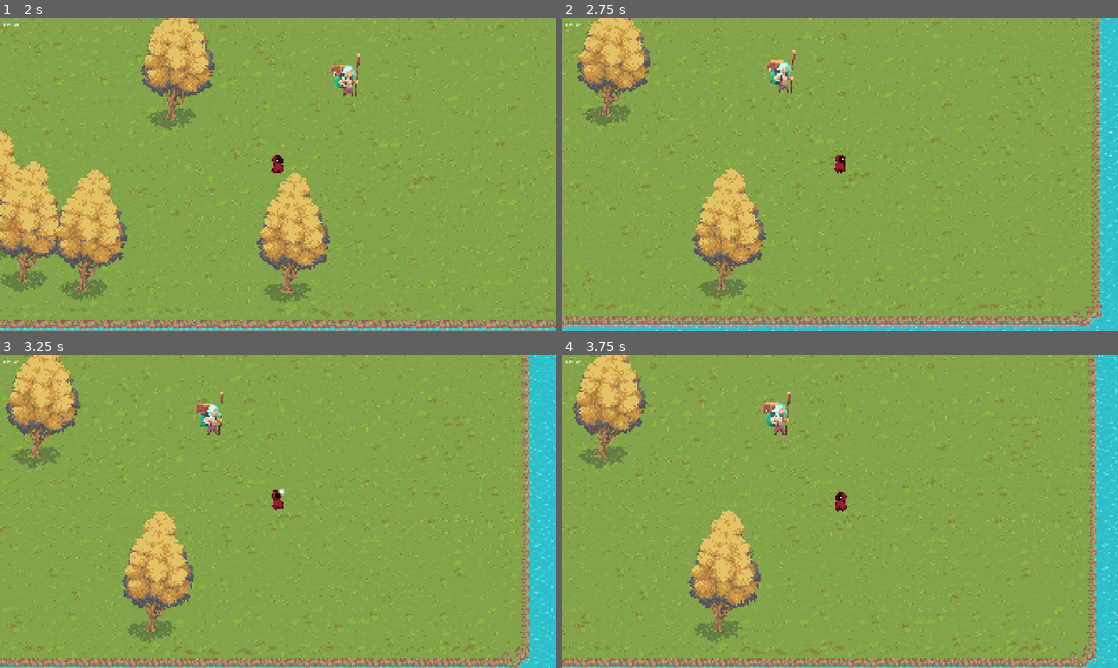
Above: before the commit, frames 1-4 (two rows, left to right).
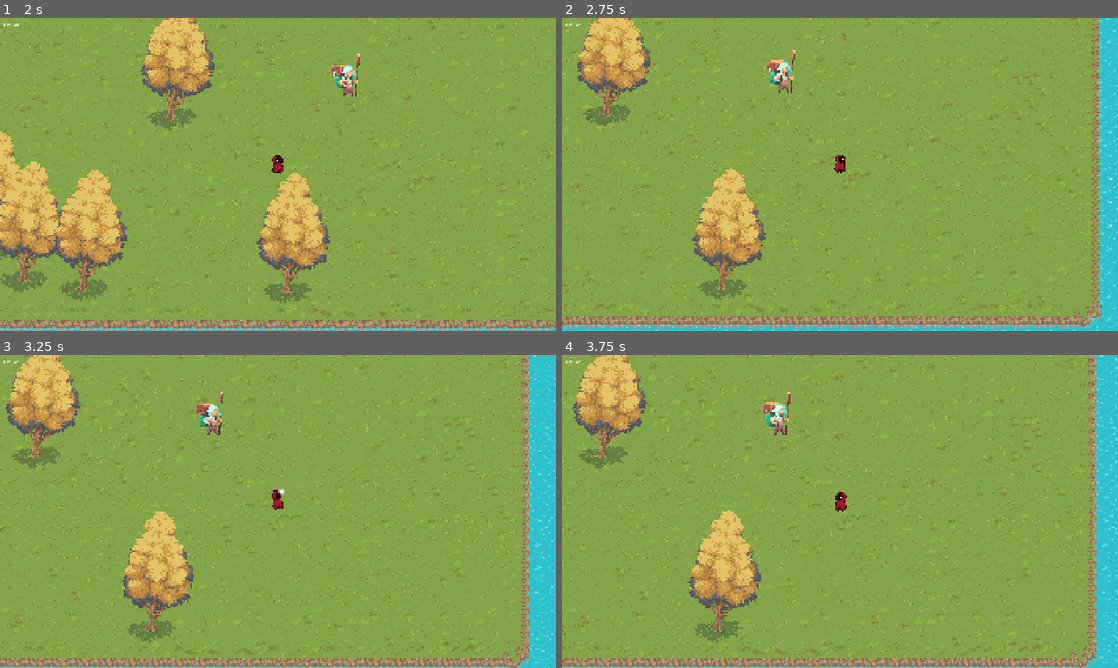
Above: after the commit, the same moments.

Repository: nxtdv/projectb_godot
Game: Godot game, scene res://scenes/main.tscn
The game is run twice, just before and just after one commit, with the same random seed, the same clock (stepped at 60 frames per second) and the same inputs.
Inputs (mouse positions are in pixels of both pictures, inside the frame that each line leads up to):
- Up to frame 1 (2 s): move the mouse to (400, 158) at 0.52 s; hold D (Right) 0.53-1.28 s; click (400, 158) at 0.6 s; move the mouse to (166, 190) at 1.27 s; hold S (Down) from 1.28 s (still down); tap E (Interact) at 1.35 s
- Up to frame 2 (2.75 s): move the mouse to (895, 105) at 2.02 s; release S (Down) at 2.03 s; hold D (Right) from 2.03 s (still down); hold Shift (Sprint) from 2.03 s (still down)
- Up to frame 3 (3.25 s): move the mouse to (250, 574) at 2.77 s; release D (Right) at 2.78 s; release Shift (Sprint) at 2.78 s; hold W (Up) from 2.78 s (still down); click (250, 574) at 2.85 s
- Up to frame 4 (3.75 s): move the mouse to (1006, 558) at 3.52 s; release W (Up) at 3.53 s; hold A (Left) from 3.53 s (still down); tap E (Interact) at 3.6 s

Frame 1 is identical in both runs. In frame 2, 0.1% of the frame differs, in the area x 21-100%, y 0-100%; in frame 3, 0.1%, in the area x 94-100%, y 0-99%; in frame 4, less than 0.1%.

Commit message:
feat(player): improve animation state management with collision detection
- added collision-based movement detection to refine animation updates
- introduced `_previous_position` for tracking positional changes
- updated `_update_movement_animation` to consider actual movement, not just input
- enhanced idle animation handling for stationary input after collisions

Diff:
--- a/scripts/player.gd
+++ b/scripts/player.gd
@@ -9,7 +9,7 @@
 ## - Movement with walk/sprint speeds
 ## - Surface material detection for footstep sounds
 ## - Attack system with movement lockout
-## - Animation state management
+## - Animation state management with collision detection
 ## - Automatic sprite flipping based on movement direction
 ##
 ## Requirements:
@@ -34,6 +34,8 @@
 ## Cache for the last detected surface material to avoid unnecessary lookups
 var _cached_surface_material: String = FALLBACK_MATERIAL
 var _last_tile_position: Vector2i    = Vector2i.MAX  # Invalid position to force initial check
+## Store previous position to detect actual movement
+var _previous_position: Vector2
 
 
 ## Initialize player and validate dependencies
@@ -41,6 +43,7 @@
 	add_to_group("player")
 	_connect_signals()
 	_validate_dependencies()
+	_previous_position = global_position
 
 
 ## Connect necessary signals with error handling
@@ -98,17 +101,23 @@
 	var input_vector: Vector2 = Input.get_vector("Left", "Right", "Up", "Down")
 	var is_sprinting: bool    = Input.is_action_pressed("Sprint") and input_vector != Vector2.ZERO
 
+	# Store position before movement
+	_previous_position = global_position
+
 	# Apply velocity
 	velocity = input_vector.normalized() * _get_movement_speed(is_sprinting)
 
 	# Update sprite direction
 	_update_sprite_direction(velocity.x)
 
-	# Update animations based on movement state
-	_update_movement_animation(input_vector, is_sprinting)
-
 	# Move the character
 	move_and_slide()
+
+	# Check if we actually moved after collision detection
+	var actually_moved: bool = global_position.distance_squared_to(_previous_position) > 0.01
+
+	# Update animations based on actual movement, not just input
+	_update_movement_animation(input_vector, is_sprinting, actually_moved)
 
 
 ## Get movement speed based on sprinting state
@@ -125,16 +134,17 @@
 		sprite_2d.flip_h = velocity_x < 0.0
 
 
-## Update movement animations based on input and state
+## Update movement animations based on input, state and actual movement
 ## @param input_vector: The current input direction vector
 ## @param is_sprinting: Whether the player is sprinting
-func _update_movement_animation(input_vector: Vector2, is_sprinting: bool) -> void:
+## @param actually_moved: Whether the player actually moved this frame
+func _update_movement_animation(input_vector: Vector2, is_sprinting: bool, actually_moved: bool) -> void:
 	if not animation_player:
 		return
 
 	var target_animation: String
 
-	if input_vector == Vector2.ZERO:
+	if input_vector == Vector2.ZERO or not actually_moved:
 		target_animation = "idle"
 		_current_movement_state = "idle"
 	elif is_sprinting:
